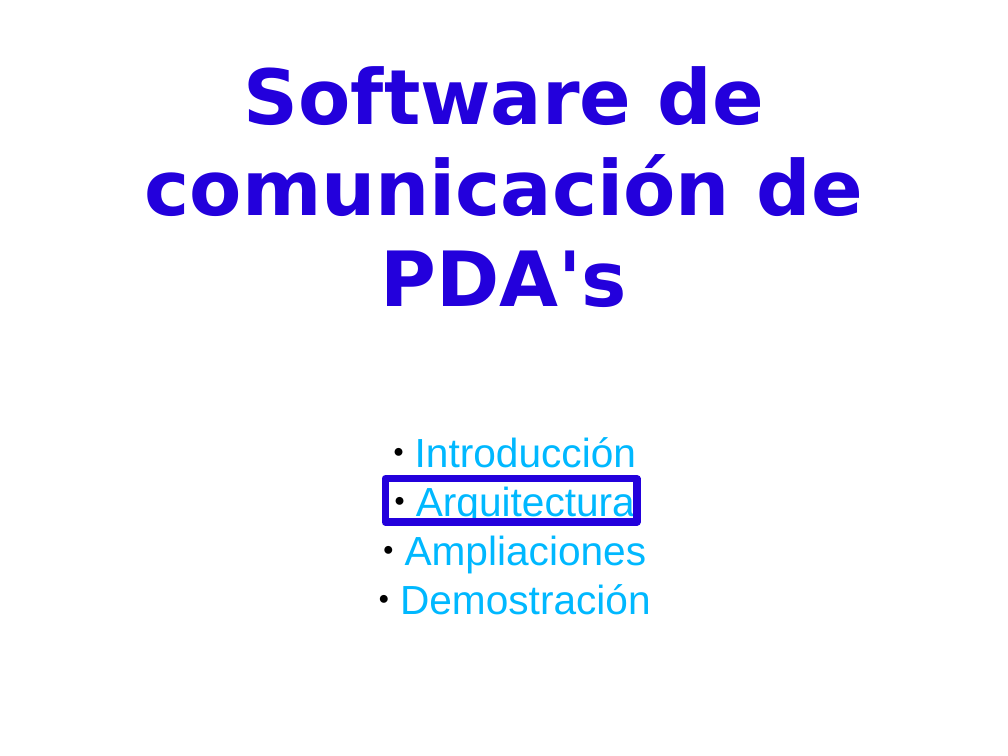
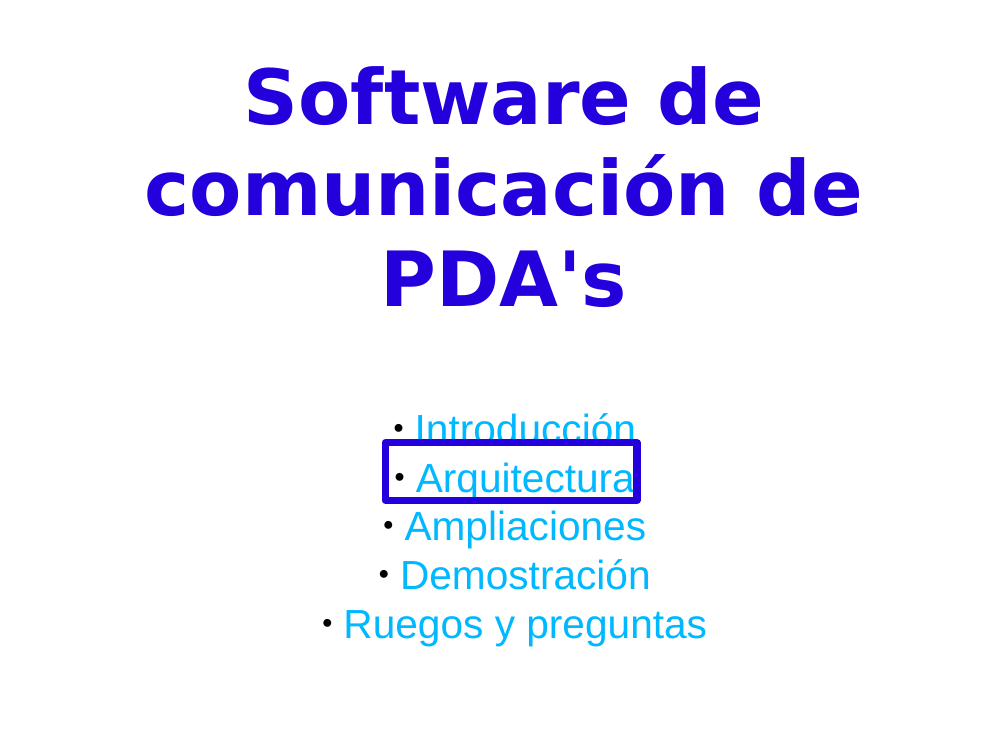
Before and after one commit to BackupTheBerlios/pdassii, a slide deck: slide 5 of Documentos/presentación.odp. Drawn at 1008x756 pixels with LibreOffice and Linux fonts; fonts in the diff are those of the drawing. Boxes give left, top, right and bottom in pixels: in the first picture for what was removed or moved away, otherwise in the second. Text is boxed around its words. In the diff, an @@ line names an element or a change of style, - is before the commit and + after.

```diff
--- a/Documentos/presentación.odp
+++ b/Documentos/presentación.odp
@@ rectangle: place and size @@
-rectangle at (385, 479, 638, 522)
+rectangle at (385, 443, 638, 500)
@@ subtitle at (343, 610, 707, 646): paragraph added @@
+  ● Ruegos y preguntas
```
Also in this commit, not shown: 11 other slides changed, 3 slides added, 7 slides removed.
